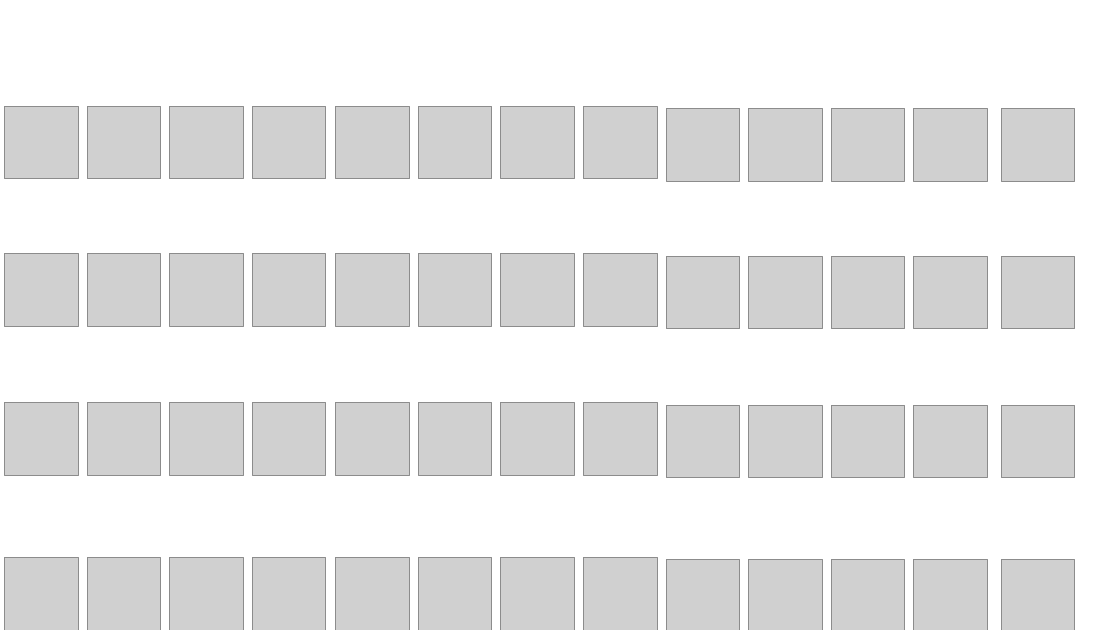
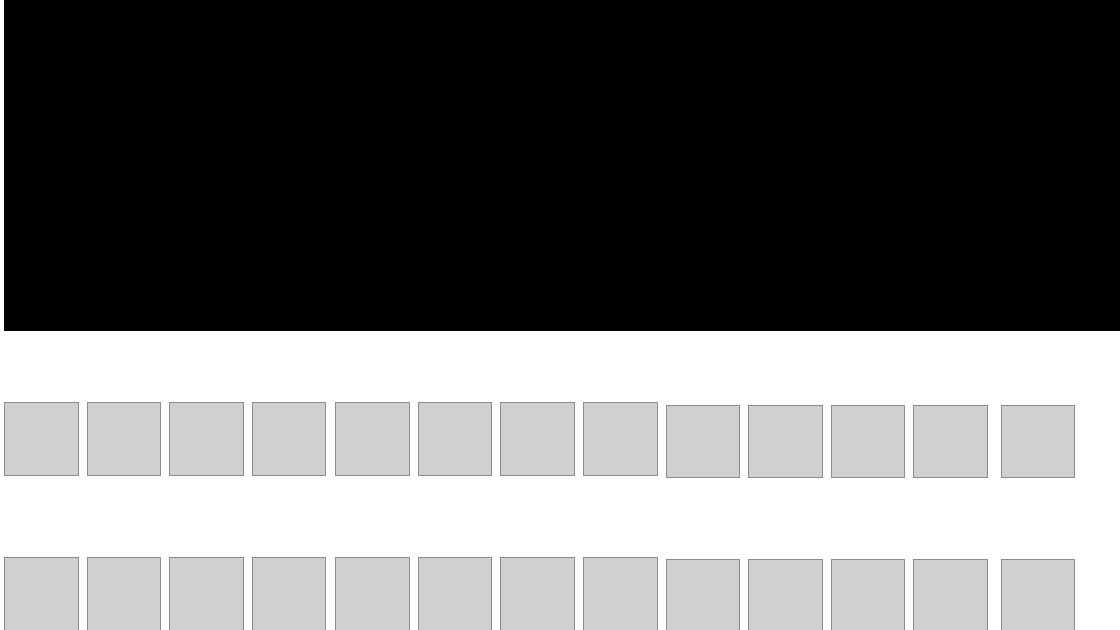
Before and after one commit to juanpa9951/RA_projects, a slide deck: slide 6 of image_calibrator.pptx. Drawn at 1120x630 pixels with LibreOffice and Linux fonts; fonts in the diff are those of the drawing; grey boxes stand for pictures. Boxes give left, top, right and bottom in pixels: in the first picture for what was removed or moved away, otherwise in the second. Text is boxed around its words. In the diff, an @@ line names an element or a change of style, - is before the commit and + after.

```diff
--- a/image_calibrator.pptx
+++ b/image_calibrator.pptx
@@ rectangle added at (x1=4, y1=0, x2=1120, y2=330), fill #000000, outline #000000 1.5 pt @@
@@ picture removed at (x1=87, y1=107, x2=161, y2=179) @@
@@ picture removed at (x1=170, y1=107, x2=244, y2=179) @@
@@ picture removed at (x1=252, y1=107, x2=326, y2=179) @@
@@ picture removed at (x1=336, y1=107, x2=410, y2=179) @@
@@ picture removed at (x1=418, y1=107, x2=492, y2=179) @@
@@ picture removed at (x1=501, y1=107, x2=575, y2=179) @@
@@ picture removed at (x1=584, y1=107, x2=658, y2=179) @@
@@ picture removed at (x1=666, y1=108, x2=740, y2=181) @@
@@ picture removed at (x1=749, y1=108, x2=823, y2=181) @@
@@ picture removed at (x1=832, y1=108, x2=906, y2=181) @@
@@ picture removed at (x1=914, y1=108, x2=988, y2=181) @@
@@ picture removed at (x1=1002, y1=108, x2=1075, y2=181) @@
@@ picture removed at (x1=87, y1=254, x2=161, y2=326) @@
@@ picture removed at (x1=170, y1=254, x2=244, y2=326) @@
@@ picture removed at (x1=252, y1=254, x2=326, y2=326) @@
@@ picture removed at (x1=336, y1=254, x2=410, y2=326) @@
@@ picture removed at (x1=418, y1=254, x2=492, y2=326) @@
@@ picture removed at (x1=501, y1=254, x2=575, y2=326) @@
@@ picture removed at (x1=584, y1=254, x2=658, y2=326) @@
@@ picture removed at (x1=666, y1=256, x2=740, y2=329) @@
@@ picture removed at (x1=749, y1=256, x2=823, y2=329) @@
@@ picture removed at (x1=832, y1=256, x2=906, y2=329) @@
@@ picture removed at (x1=914, y1=256, x2=988, y2=329) @@
@@ picture removed at (x1=1002, y1=256, x2=1075, y2=329) @@
```
Also in this commit, not shown: 6 other slides changed, 2 slides added, 2 slides removed, 5 other files.
